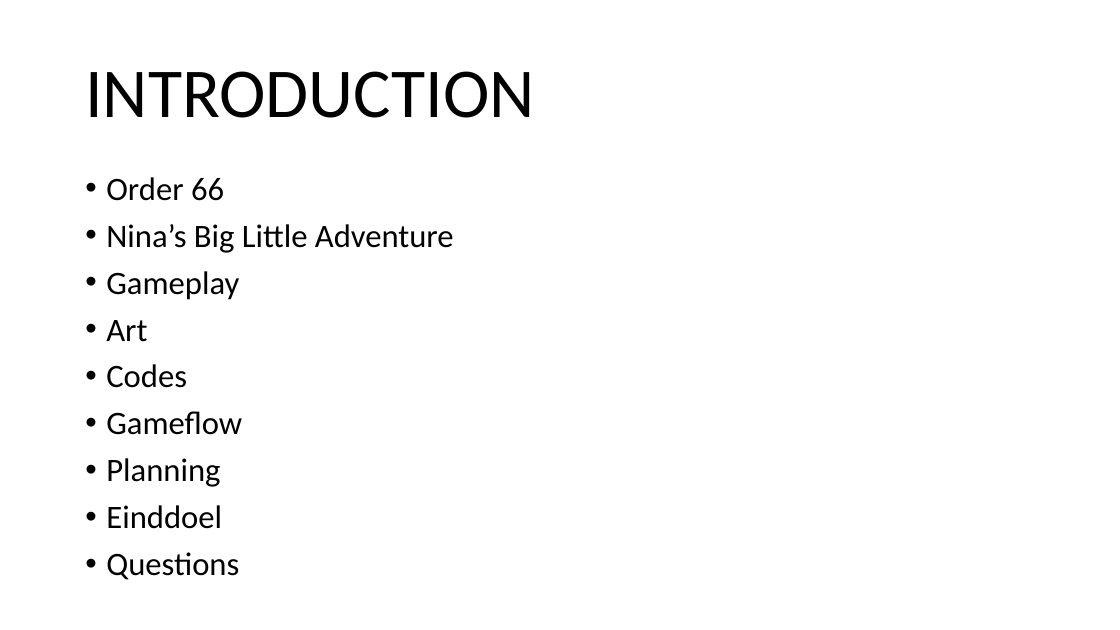
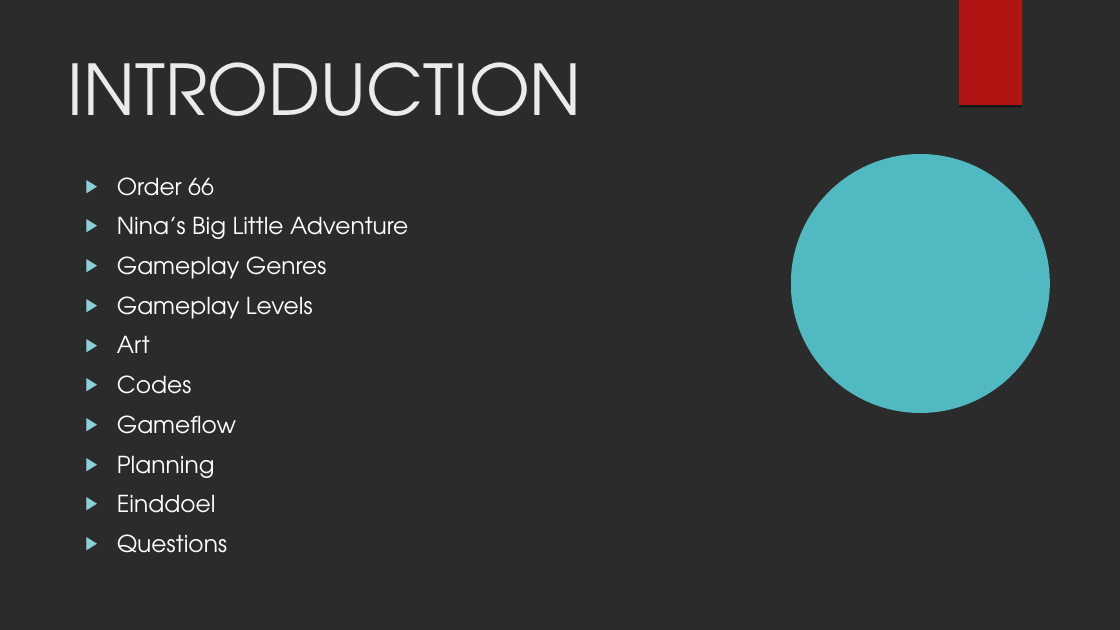
Before and after one commit to kvk4life/GAM21gr2, a slide deck: slide 2 of Presentatie documenten/Order 66’s Pitch.odp. Drawn at 1120x630 pixels with LibreOffice and Linux fonts; fonts in the diff are those of the drawing; background and template pictures are left out; a plain dark background stands for a picture behind light text. Boxes give left, top, right and bottom in pixels: in the first picture for what was removed or moved away, otherwise in the second. Text is boxed around its words. In the diff, an @@ line names an element or a change of style, - is before the commit and + after.

```diff
--- a/Presentatie documenten/Order 66’s Pitch.odp
+++ b/Presentatie documenten/Order 66’s Pitch.odp
@@ background #FFFFFF to picture (left out) @@
@@ freeform shape added at bbox=[959, 0, 1022, 105], fill #B01513 @@
@@ title "INTRODUCTION": place and size @@
-title "INTRODUCTION" at bbox=[85, 71, 534, 118]
+title "INTRODUCTION" at bbox=[68, 62, 582, 116]
@@ title "INTRODUCTION" at bbox=[68, 62, 582, 116]: font Calibri to TeX Gyre Adventor, text colour #000000 to #EBEBEB; line spacing 0.9 to 1; vertical alignment middle to top @@
@@ text at bbox=[117, 177, 408, 553]: size 28 to 20 pt, font Calibri to TeX Gyre Adventor, text colour #000000 to #FFFFFF in "Order 66", "Nina’s Big Little Adventure", "Art", "Codes" and 4 more places; bullet • to ▶; line spacing 0.9 to 1; bullet colour #000000 to #8AD0D6 @@
@@ freeform shape added at bbox=[791, 154, 1049, 413], fill #50B9C1 @@
@@ text at bbox=[117, 256, 326, 319]: text changed; size 28 to 20 pt; font Calibri to TeX Gyre Adventor; text colour #000000 to #FFFFFF @@
-• Gameplay
+▶ Gameplay Genres
+▶ Gameplay Levels
```
Also in this commit, not shown: 8 other slides changed, 5 slides added, 1 slide removed, 1 other file.
